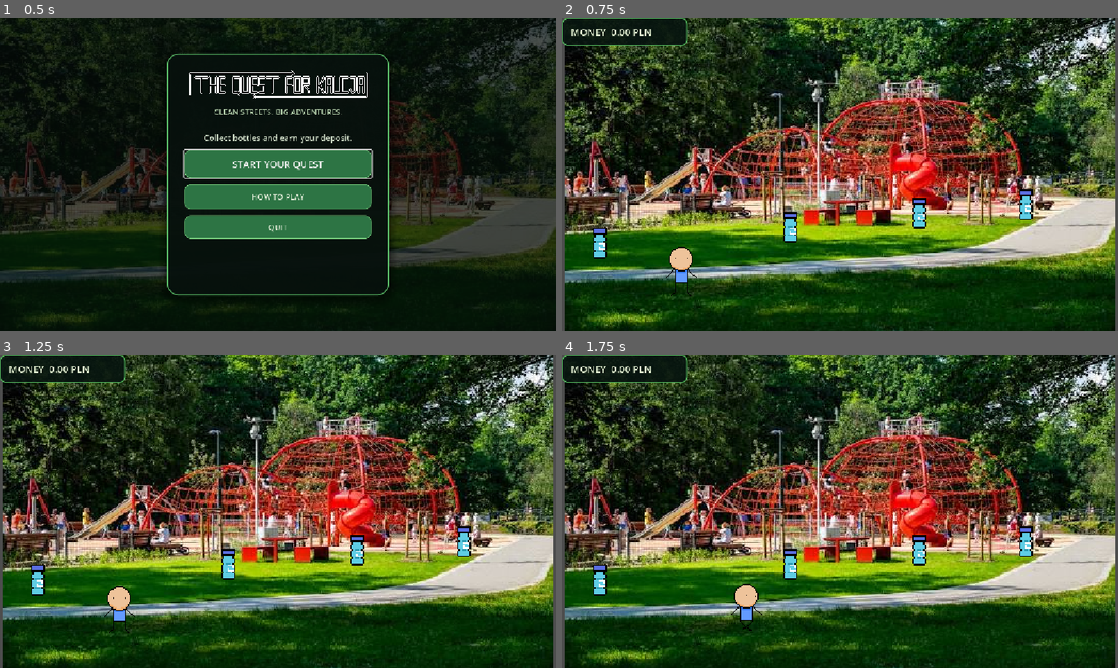
Above: before the commit, frames 1-4 (two rows, left to right).
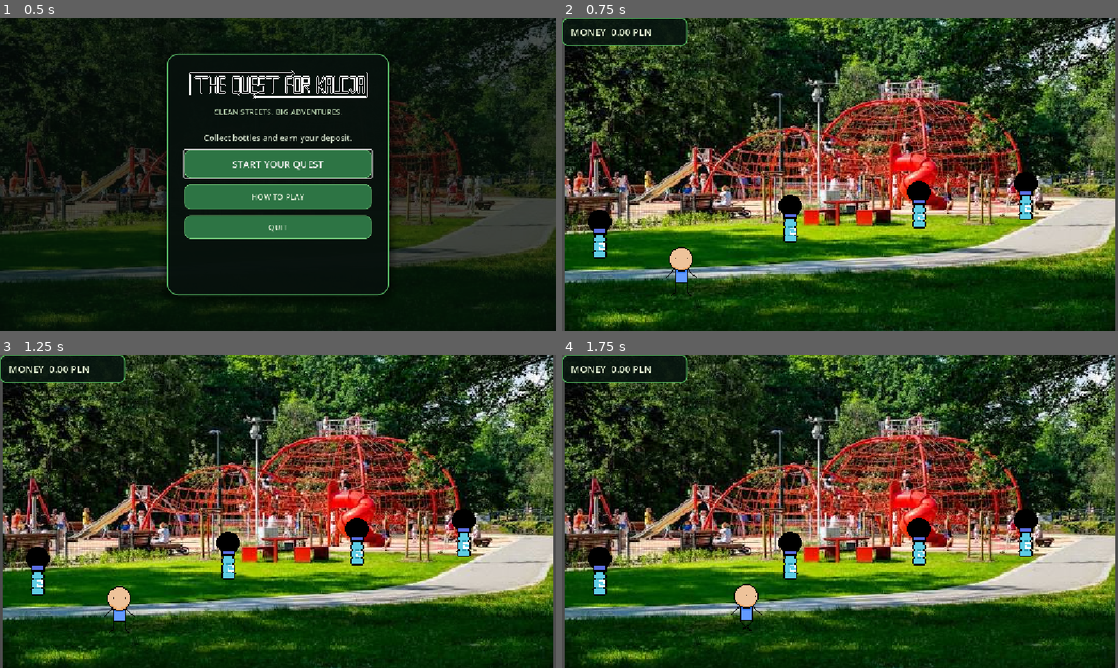
Above: after the commit, the same moments.

Repository: UBGC/quest_for_kaucja
Game: Godot game, scene res://main_menu.tscn
Same seed, same stepped clock (60 frames per second), same inputs: the game is played once before the commit and once after it.
Inputs (mouse positions are in pixels of both pictures, inside the frame that each line leads up to):
- Up to frame 1 (0.5 s): no input
- Up to frame 2 (0.75 s): click "START YOUR QUEST" at 0.5 s
- Up to frame 3 (1.25 s): no input
- Up to frame 4 (1.75 s): tap Enter at 1.25 s; move the mouse to (962, 495) at 1.27 s; hold D (Right) from 1.28 s (still down); hold Enter from 1.28 s (still down)

Frame 1 is identical in both runs. In frame 2, 0.8% of the frame differs, in the area x 4-86%, y 49-76%; in frame 3, 0.8%; in frame 4, 0.8%.

Commit message:
xsvfdsvfgjuysvgjusy

Diff:
--- a/bottleSpawner.tscn
+++ b/bottleSpawner.tscn
@@ -1,6 +1,12 @@
 [gd_scene format=3 uid="uid://dk82c4rqoa6bt"]
 
-[ext_resource type="Script" uid="uid://bitg7voxsd12u" path="res://butelkaSpawner.gd" id="1_xuxvt"]
+[ext_resource type="Texture2D" uid="uid://ku2u17rpi8se" path="res://BottleDropperSprite.png" id="1_ngild"]
+[ext_resource type="Script" uid="uid://c654c5h6y25na" path="res://butelkaSpawner.gd" id="1_xuxvt"]
 
 [node name="spawner" type="Node2D" unique_id=249892475]
 script = ExtResource("1_xuxvt")
+
+[node name="Sprite2D" type="Sprite2D" parent="." unique_id=1293501427]
+position = Vector2(0, 9.536743e-07)
+scale = Vector2(2.357143, 2)
+texture = ExtResource("1_ngild")
--- a/level_select.tscn
+++ b/level_select.tscn
@@ -3,6 +3,7 @@
 [ext_resource type="Texture2D" uid="uid://bqbx7mf3if8x7" path="res://level1Icon.png" id="1_il3u1"]
 [ext_resource type="Texture2D" uid="uid://2buyjupkpgyp" path="res://level2Icon.png" id="2_vomi7"]
 [ext_resource type="Texture2D" uid="uid://3fntukakw01x" path="res://mainMenuLogoSprite.png" id="3_wevku"]
+[ext_resource type="Texture2D" uid="uid://bg2gqx20bbe2s" path="res://mainMenuBG.png" id="4_apu6u"]
 
 [node name="levelSelect" type="Node2D" unique_id=872475466]
 position = Vector2(-3, 179)
@@ -42,3 +43,9 @@
 offset_bottom = 144.0
 
 [node name="Sprite2D" type="Sprite2D" parent="Button" unique_id=1924343817]
+
+[node name="Sprite2D2" type="Sprite2D" parent="." unique_id=960758066]
+z_index = -5
+position = Vector2(581, 141.375)
+scale = Vector2(4.6533866, 5.294716)
+texture = ExtResource("4_apu6u")
Binary file added: mainMenuBG.png
Not shown, added: mainMenuBG.png.import
